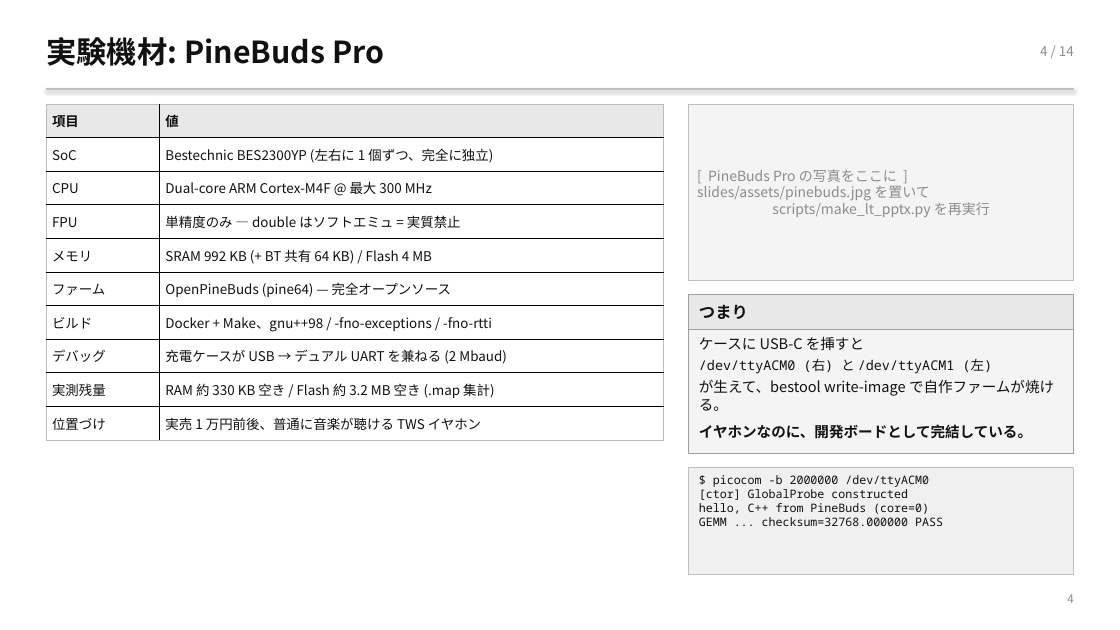
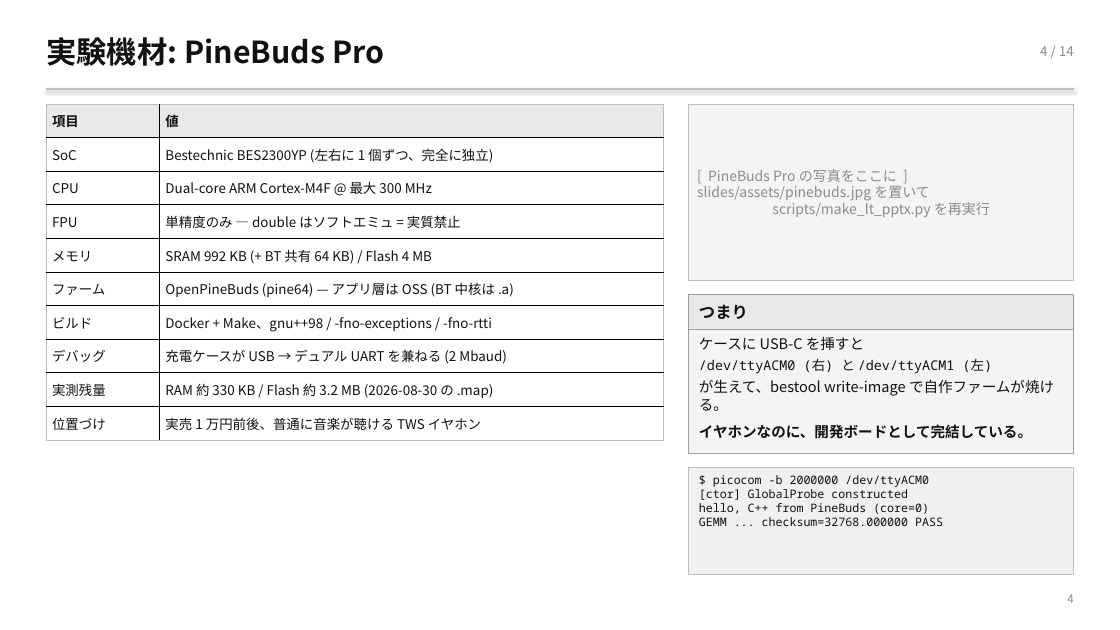
Before and after one commit to TamichiRyuto/pine-buds-cluster, a slide deck: slide 5 of slides/lt-ear-parallel.pptx. Drawn at 1120x630 pixels with LibreOffice and Linux fonts; fonts in the diff are those of the drawing. Boxes give left, top, right and bottom in pixels: in the first picture for what was removed or moved away, otherwise in the second. Text is boxed around its words. In the diff, an @@ line names an element or a change of style, - is before the commit and + after.

```diff
--- a/slides/lt-ear-parallel.pptx
+++ b/slides/lt-ear-parallel.pptx
@@ table at <box>46,104,664,440</box> @@
-row 6, column 2: OpenPineBuds (pine64) — 完全オープンソース
+row 6, column 2: OpenPineBuds (pine64) — アプリ層は OSS (BT 中核は .a)
-row 9, column 2: RAM 約 330 KB 空き / Flash 約 3.2 MB 空き (.map 集計)
+row 9, column 2: RAM 約 330 KB / Flash 約 3.2 MB (2026-08-30 の .map)
```
Also in this commit, not shown: 13 other slides changed, 2 other files.
